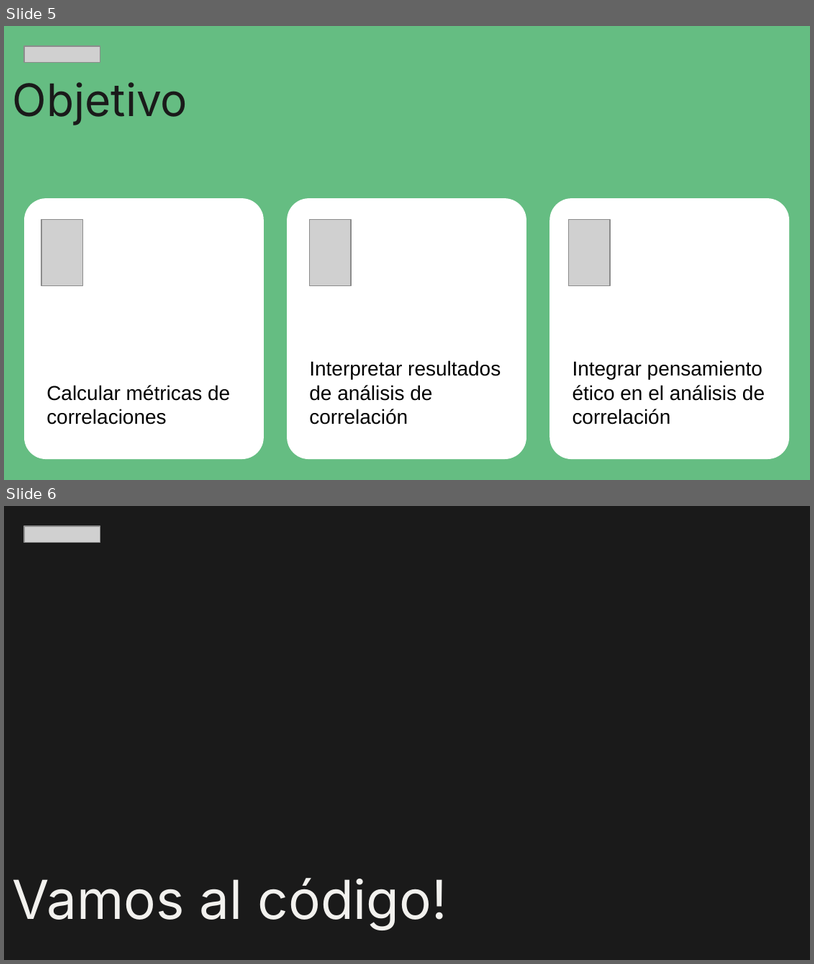
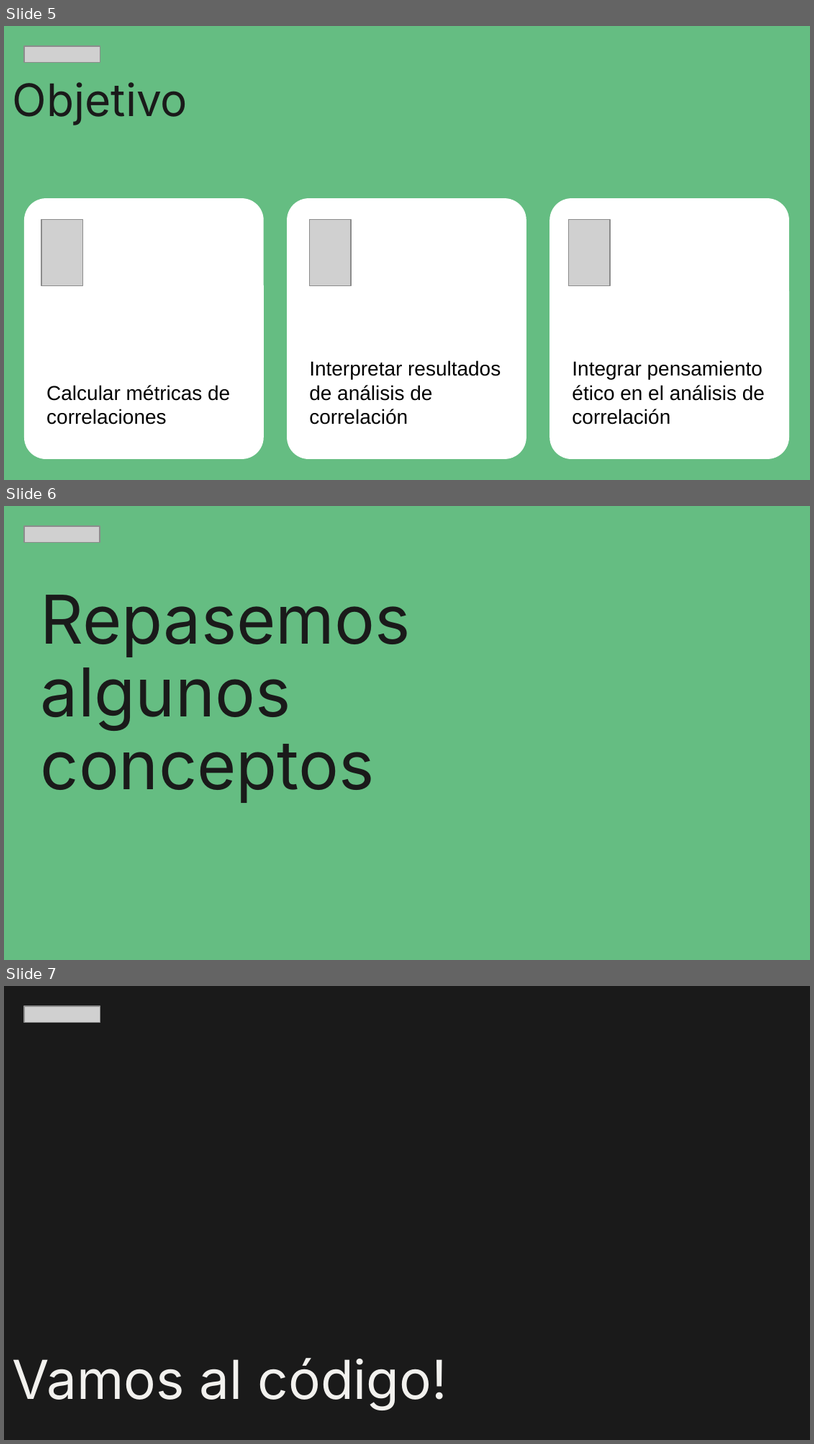
Before and after one commit to zyntonyson/bootcamp_ds_da, a slide deck: 08-da-v8-analizar-correlaciones/24-analisis-correlaciones.pptx. Shown one above the other, each under a label of ours: slides 5 and 6 before the commit, slides 5, 6 and 7 after it. The pictures are 814x964 and 814x1444 pixels, drawn with LibreOffice and Linux fonts; fonts in the diff are those of the drawing; grey boxes stand for pictures. Boxes give left, top, right and bottom in pixels: in the first picture for what was removed or moved away, otherwise in the second. Text is boxed around its words. In the diff, an @@ line names an element or a change of style, - is before the commit and + after.

```diff
--- a/08-da-v8-analizar-correlaciones/24-analisis-correlaciones.pptx
+++ b/08-da-v8-analizar-correlaciones/24-analisis-correlaciones.pptx
@@ slide 6 added at (4,506,810,960), background #65BD82 @@
@@ picture added at (24,526,100,542) @@
@@ title added at (41,595,411,803), 60 pt, text #1A1A1A @@
+Repasemos algunos conceptos
@@ what was slide 6 is now slide 7 @@
```
Also in this commit, not shown: 3 slides changed, 10 other files.
